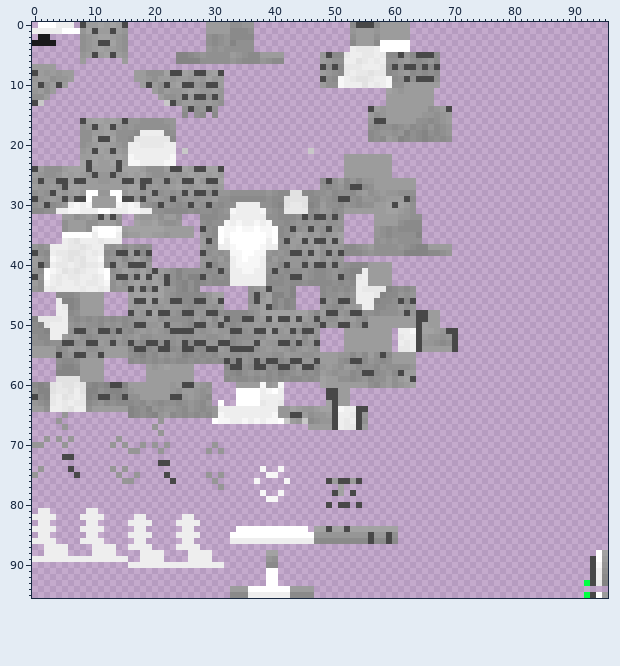
Two versions of one sprite sheet, BlockBench Models/Textures/Exp2/MaleExp2_Snow_Leopard.png. This is how it looked before the edit.
The file is 96x96 pixels. Colours within 5 levels of each other are drawn and written as one.
After:
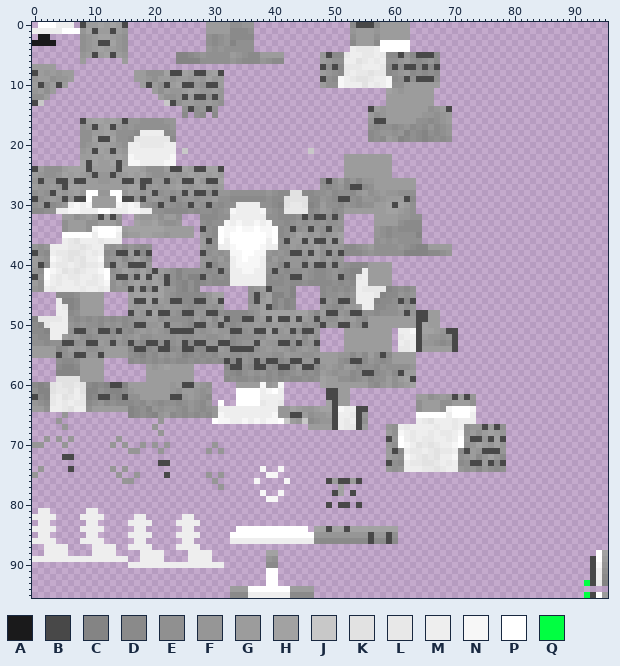
Palette (. is transparent): A #1a1a1b  B #484848  C #848484  D #8a8a8a  E #909090  F #969696  G #9c9c9c  H #a2a2a2  J #c8c8c8  K #e2e2e2  L #e8e8e8  M #eeeeee  N #f7f7f7  P #ffffff  Q #01ff41
The author wrote: tweak for add fluffly in the Exp2 Tail add the possibility to have a 4 cube for Tail (Not Recommed)
Edits made:
Changed rows in their new state; - is an unchanged pixel.
first column x 7:
62 ---------------------------------------------------------GGEFGFBGBF-----
63 ---------------------------------------------------------EGGGEEGGGE-----
64 ---------------------------------------------------------EGGGENPPPN-----
65 ---------------------------------------------------------PPPPPMPPPM-----
66 ---------------------------------------------------------MLKMMMLMMM-----
67 ----------------------------------------------------FEMLMMMMLMMLMEFFBGBE
68 ----------------------------------------------------GENMLMMLMLLMNEGEGHGF
69 ----------------------------------------------------BFPMLMLLMMLMPFBBFBHB
70 ----------------------------------------------------FEPNMKLKLMMNPEFHGFHF
71 ----------------------------------------------------GBDMLLMLKLLMDBGFBBBF
72 ----------------------------------------------------GFENMLKLKMMNEFGDFHFD
73 ----------------------------------------------------BEDMLLKKLMLMDEBBGBDB
74 ----------------------------------------------------FEFMMMLLKLMMFEFDFEDE
75 .-----------------------------------------------------------------------
76 ----------------.-------------------------------------------------------
Changed places in both pictures, as pixel boxes (x1, y1, x2, y2):
added: (386, 394, 506, 472)
erased: (74, 472, 80, 478)
erased: (170, 478, 176, 484)
